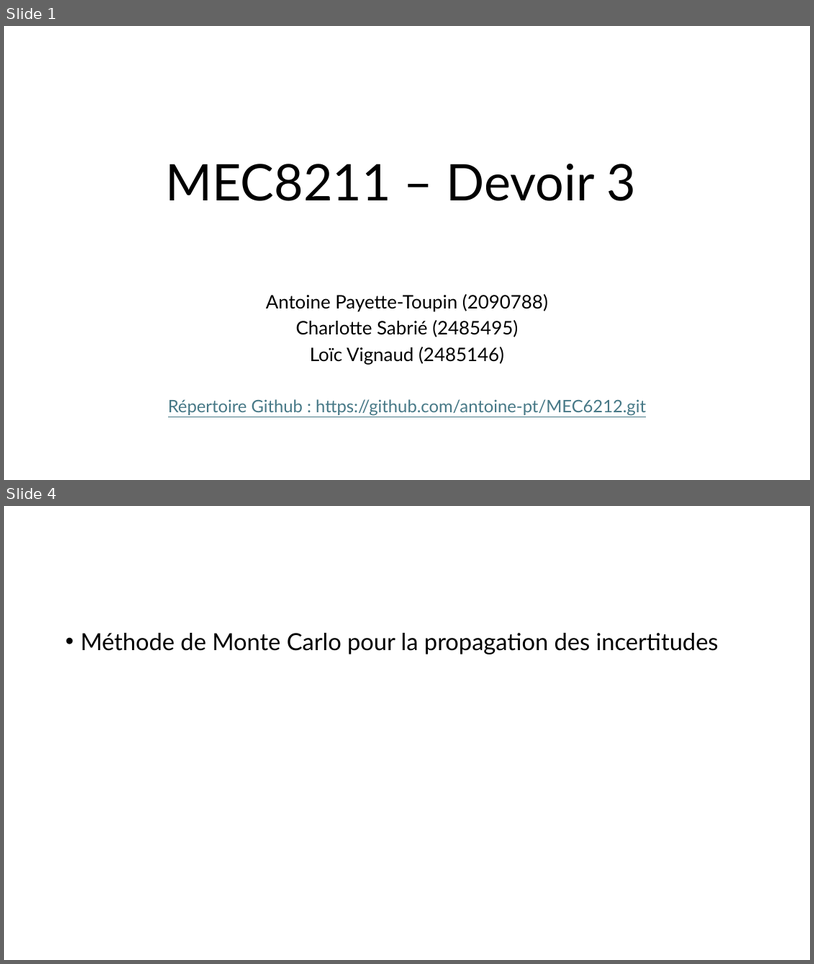
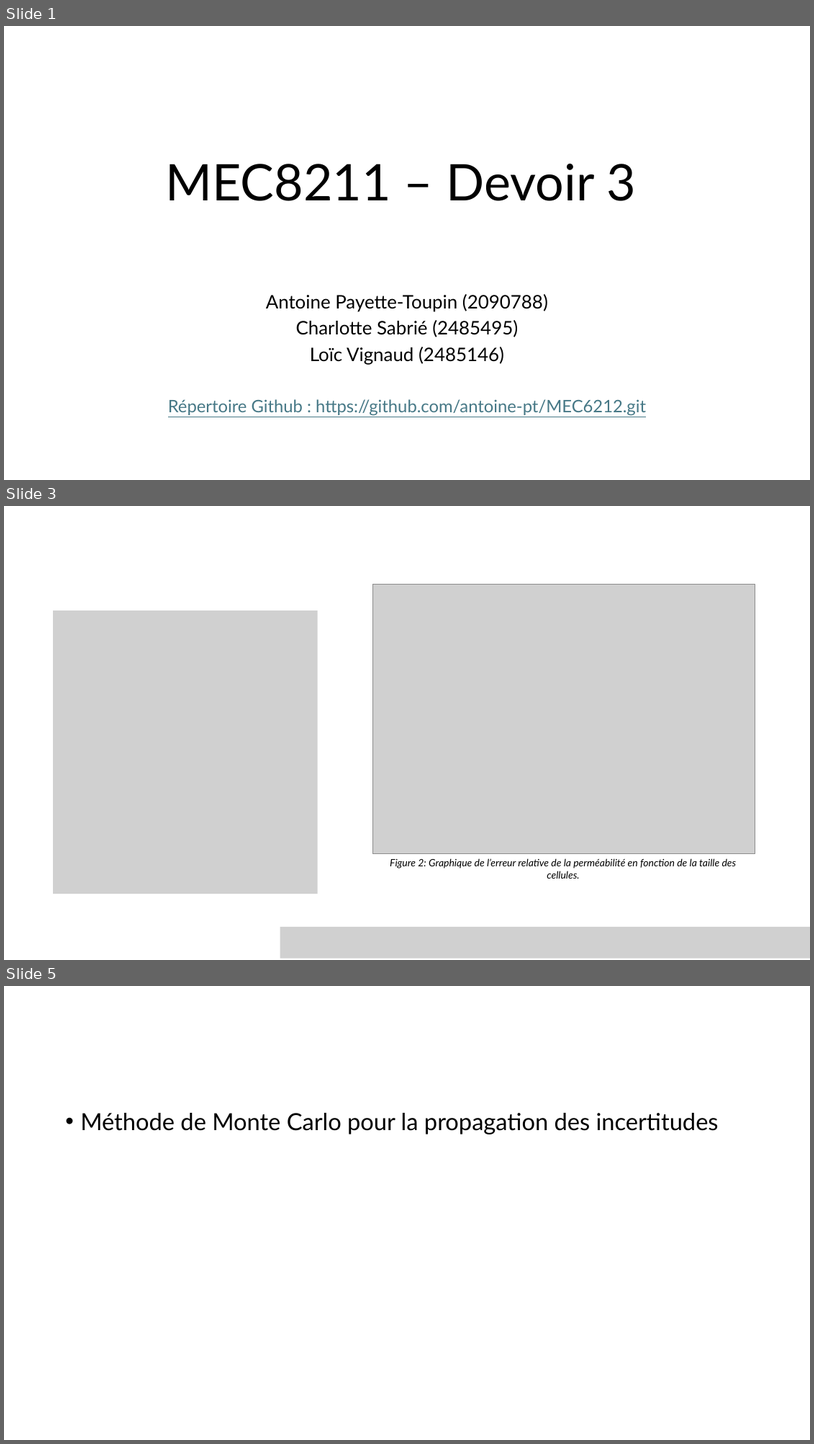
Before and after one commit to antoine-pt/MEC8211, a slide deck: MEC8211-Devoir3.pptx. Shown one above the other, each under a label of ours: slides 1 and 4 before the commit, slides 1, 3 and 5 after it; the slides between them are not shown. The pictures are 814x964 and 814x1444 pixels, drawn with LibreOffice and Linux fonts; fonts in the diff are those of the drawing; grey boxes stand for pictures. Boxes give left, top, right and bottom in pixels: in the first picture for what was removed or moved away, otherwise in the second. Text is boxed around its words. In the diff, an @@ line names an element or a change of style, - is before the commit and + after.

```diff
--- a/MEC8211-Devoir3.pptx
+++ b/MEC8211-Devoir3.pptx
@@ slide 3 added at box(4, 506, 810, 960), background #FFFFFF @@
@@ picture added at box(373, 584, 756, 853) @@
@@ picture added at box(53, 610, 318, 894) @@
@@ text added at box(390, 858, 737, 878), 12 pt, text #000000, italic @@
+Figure 2: Graphique de l’erreur relative de la perméabilité en fonction de la taille des cellules.
@@ picture added at box(280, 926, 810, 958) @@
@@ what was slide 4 is now slide 5 @@
```
Also in this commit, not shown: 1 slide changed, 1 other slide added, 1 slide removed.
